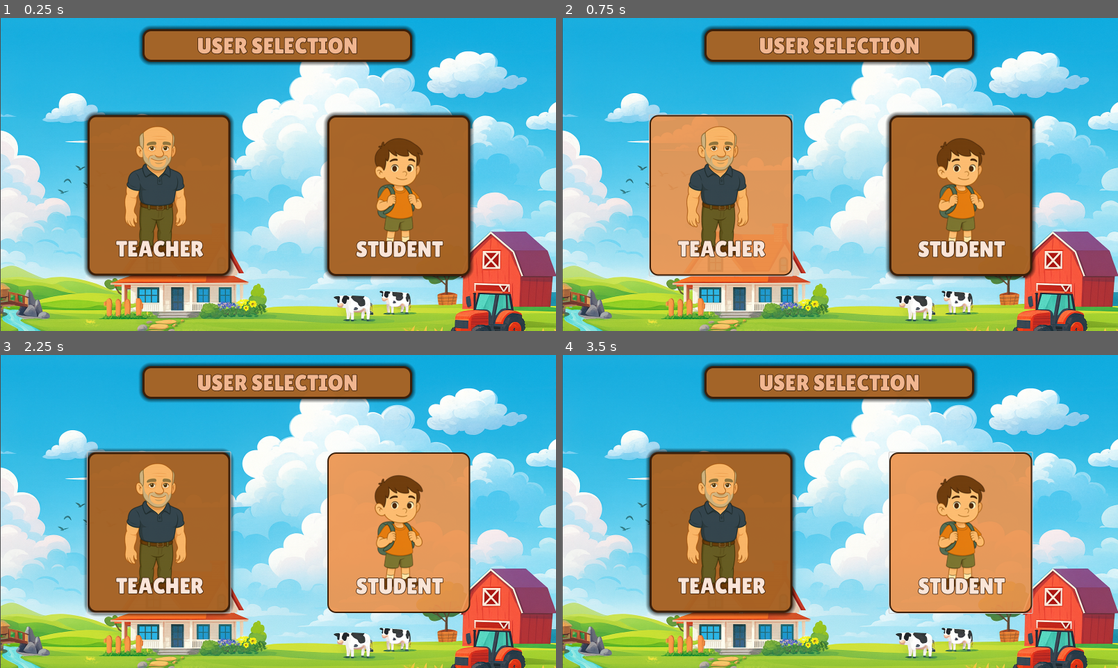
Above: before the commit, frames 1-4 (two rows, left to right).
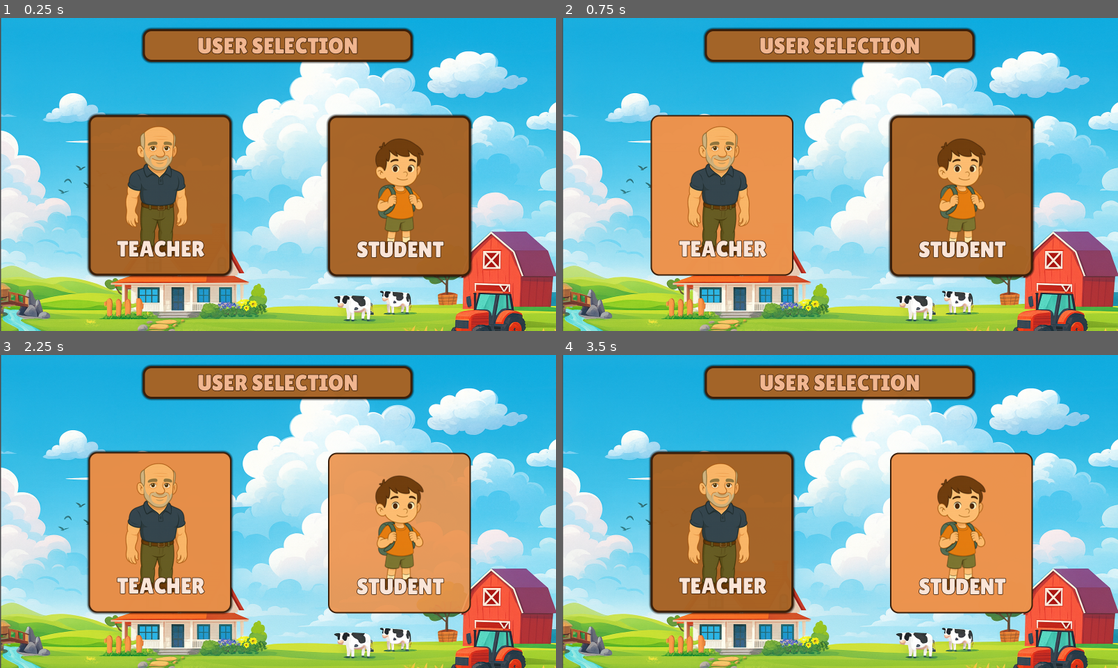
Above: after the commit, the same moments.

Repository: HumaidEbrahim/Arcademia
Game: Godot game, scene res://ui/menu/Start/user_selection.tscn
The game is run twice, just before and just after one commit, with the same random seed, the same clock (stepped at 60 frames per second) and the same inputs.
Inputs:
- Up to frame 1 (0.25 s): no input
- Up to frame 2 (0.75 s): click "TEACHER" at 0.5 s
- Up to frame 3 (2.25 s): click "STUDENT" at 1.25 s; tap Enter at 2 s; hold Up (ui_up) from 2.03 s (still down); tap A (btn_1) at 2.1 s
- Up to frame 4 (3.5 s): tap Space at 2.75 s; release Up (ui_up) at 2.78 s; hold Down (ui_down) from 2.78 s (still down); tap S (btn_2) at 2.85 s

The runs differ from the first frame. In frame 1, 7.6% of the frame differs, in the area x 0-100%, y 0-100%; in frame 2, 7.2%; in frame 3, 16%; in frame 4, 6.9%.

Commit message:
Screen Focus and Press
Fix the screen that had issues with button styles

Diff:
--- a/ui/menu/Login/teacher_login.tscn
+++ b/ui/menu/Login/teacher_login.tscn
@@ -29,8 +29,32 @@
 corner_radius_bottom_left = 16
 shadow_size = 6
 
+[sub_resource type="StyleBoxFlat" id="StyleBoxFlat_shcu3"]
+bg_color = Color(0.807033, 0.567642, 0.349084, 1)
+border_width_left = 3
+border_width_top = 3
+border_width_right = 3
+border_width_bottom = 3
+border_color = Color(0.431373, 0.27451, 0.137255, 1)
+corner_radius_top_left = 18
+corner_radius_top_right = 18
+corner_radius_bottom_right = 18
+corner_radius_bottom_left = 18
+
+[sub_resource type="StyleBoxFlat" id="StyleBoxFlat_58hsh"]
+bg_color = Color(1, 0.968627, 0.890196, 1)
+border_width_left = 3
+border_width_top = 3
+border_width_right = 3
+border_width_bottom = 3
+border_color = Color(0.431373, 0.27451, 0.137255, 1)
+corner_radius_top_left = 18
+corner_radius_top_right = 18
+corner_radius_bottom_right = 18
+corner_radius_bottom_left = 18
+
 [sub_resource type="StyleBoxFlat" id="StyleBoxFlat_hv06m"]
-bg_color = Color(0.611765, 0.403922, 0.207843, 1)
+bg_color = Color(0.740949, 0.501192, 0.278082, 1)
 border_width_left = 3
 border_width_top = 3
 border_width_right = 3
@@ -43,25 +67,25 @@
 shadow_color = Color(0, 0, 0, 0.643137)
 shadow_size = 4
 
-[sub_resource type="StyleBoxFlat" id="StyleBoxFlat_shcu3"]
-bg_color = Color(0.701961, 0.478431, 0.270588, 1)
-border_width_left = 3
-border_width_top = 3
-border_width_right = 3
-border_width_bottom = 3
-border_color = Color(0.431373, 0.27451, 0.137255, 1)
-corner_radius_top_left = 18
-corner_radius_top_right = 18
-corner_radius_bottom_right = 18
-corner_radius_bottom_left = 18
-
-[sub_resource type="StyleBoxFlat" id="StyleBoxFlat_58hsh"]
-bg_color = Color(1, 0.968627, 0.890196, 1)
-border_width_left = 3
-border_width_top = 3
-border_width_right = 3
-border_width_bottom = 3
-border_color = Color(0.431373, 0.27451, 0.137255, 1)
+[sub_resource type="StyleBoxFlat" id="StyleBoxFlat_7rw7x"]
+bg_color = Color(0.383203, 0.825988, 0.396028, 1)
+border_width_left = 3
+border_width_top = 3
+border_width_right = 3
+border_width_bottom = 3
+border_color = Color(0.180392, 0.435294, 0.207843, 1)
+corner_radius_top_left = 18
+corner_radius_top_right = 18
+corner_radius_bottom_right = 18
+corner_radius_bottom_left = 18
+
+[sub_resource type="StyleBoxFlat" id="StyleBoxFlat_c82h6"]
+bg_color = Color(0.227451, 0.580392, 0.25098, 1)
+border_width_left = 3
+border_width_top = 3
+border_width_right = 3
+border_width_bottom = 3
+border_color = Color(0.180392, 0.435294, 0.207843, 1)
 corner_radius_top_left = 18
 corner_radius_top_right = 18
 corner_radius_bottom_right = 18
@@ -79,30 +103,6 @@
 corner_radius_bottom_right = 18
 corner_radius_bottom_left = 18
 shadow_size = 6
-
-[sub_resource type="StyleBoxFlat" id="StyleBoxFlat_7rw7x"]
-bg_color = Color(0.383203, 0.825988, 0.396028, 1)
-border_width_left = 3
-border_width_top = 3
-border_width_right = 3
-border_width_bottom = 3
-border_color = Color(0.180392, 0.435294, 0.207843, 1)
-corner_radius_top_left = 18
-corner_radius_top_right = 18
-corner_radius_bottom_right = 18
-corner_radius_bottom_left = 18
-
-[sub_resource type="StyleBoxFlat" id="StyleBoxFlat_c82h6"]
-bg_color = Color(0.227451, 0.580392, 0.25098, 1)
-border_width_left = 3
-border_width_top = 3
-border_width_right = 3
-border_width_bottom = 3
-border_color = Color(0.180392, 0.435294, 0.207843, 1)
-corner_radius_top_left = 18
-corner_radius_top_right = 18
-corner_radius_bottom_right = 18
-corner_radius_bottom_left = 18
 
 [sub_resource type="StyleBoxFlat" id="StyleBoxFlat_m1ron"]
 bg_color = Color(0.945098, 0.890196, 0.784314, 1)
@@ -234,17 +234,17 @@
 anchors_preset = 2
 anchor_top = 1.0
 anchor_bottom = 1.0
-offset_left = 133.0
-offset_top = -206.0
-offset_right = 341.0
-offset_bottom = -110.0
+offset_left = 134.0
+offset_top = -205.0
+offset_right = 342.0
+offset_bottom = -109.0
 grow_vertical = 0
 theme_override_colors/font_color = Color(1, 0.968627, 0.890196, 1)
 theme_override_colors/font_focus_color = Color(1, 0.968627, 0.890196, 1)
 theme_override_colors/font_pressed_color = Color(0.290196, 0.227451, 0.164706, 1)
 theme_override_fonts/font = ExtResource("2_shcu3")
 theme_override_font_sizes/font_size = 36
-theme_override_styles/focus = SubResource("StyleBoxFlat_hv06m")
+theme_override_styles/focus = SubResource("StyleBoxFlat_shcu3")
 theme_override_styles/hover = SubResource("StyleBoxFlat_shcu3")
 theme_override_styles/pressed = SubResource("StyleBoxFlat_58hsh")
 theme_override_styles/normal = SubResource("StyleBoxFlat_hv06m")
@@ -268,7 +268,7 @@
 theme_override_colors/font_pressed_color = Color(0.290196, 0.227451, 0.164706, 1)
 theme_override_fonts/font = ExtResource("2_shcu3")
 theme_override_font_sizes/font_size = 36
-theme_override_styles/focus = SubResource("StyleBoxFlat_8t7ho")
+theme_override_styles/focus = SubResource("StyleBoxFlat_7rw7x")
 theme_override_styles/hover = SubResource("StyleBoxFlat_7rw7x")
 theme_override_styles/pressed = SubResource("StyleBoxFlat_c82h6")
 theme_override_styles/normal = SubResource("StyleBoxFlat_8t7ho")
@@ -279,9 +279,9 @@
 anchors_preset = 2
 anchor_top = 1.0
 anchor_bottom = 1.0
-offset_left = 15.0
-offset_top = -83.0
-offset_right = 95.0
+offset_left = 14.0
+offset_top = -83.0
+offset_right = 94.0
 offset_bottom = -16.0
 grow_vertical = 0
 theme_override_colors/font_color = Color(0.569106, 0.464353, 0.360271, 1)
@@ -300,9 +300,9 @@
 anchors_preset = 2
 anchor_top = 1.0
 anchor_bottom = 1.0
-offset_left = 96.0
-offset_top = -83.0
-offset_right = 176.0
+offset_left = 97.0
+offset_top = -83.0
+offset_right = 177.0
 offset_bottom = -16.0
 grow_vertical = 0
 theme_override_colors/font_color = Color(0.569106, 0.464353, 0.360271, 1)
@@ -321,9 +321,9 @@
 anchors_preset = 2
 anchor_top = 1.0
 anchor_bottom = 1.0
-offset_left = 178.0
-offset_top = -83.0
-offset_right = 258.0
+offset_left = 180.0
+offset_top = -83.0
+offset_right = 260.0
 offset_bottom = -16.0
 grow_vertical = 0
 theme_override_colors/font_color = Color(0.569106, 0.464353, 0.360271, 1)
@@ -363,9 +363,9 @@
 anchors_preset = 2
 anchor_top = 1.0
 anchor_bottom = 1.0
-offset_left = 347.0
-offset_top = -83.0
-offset_right = 427.0
+offset_left = 346.0
+offset_top = -83.0
+offset_right = 426.0
 offset_bottom = -16.0
 grow_vertical = 0
 theme_override_colors/font_color = Color(0.569106, 0.464353, 0.360271, 1)
--- a/ui/menu/MainMenu/main_menu.tscn
+++ b/ui/menu/MainMenu/main_menu.tscn
@@ -20,7 +20,7 @@
 corner_radius_bottom_left = 24
 
 [sub_resource type="StyleBoxFlat" id="StyleBoxFlat_7vrkn"]
-bg_color = Color(0.968627, 0.643137, 0.239216, 1)
+bg_color = Color(0.898649, 0.577291, 0.14695, 1)
 border_width_left = 4
 border_width_top = 4
 border_width_right = 4
@@ -30,21 +30,27 @@
 corner_radius_top_right = 28
 corner_radius_bottom_right = 28
 corner_radius_bottom_left = 28
-expand_margin_left = 34.0
-expand_margin_top = 4.0
-expand_margin_right = 4.0
+expand_margin_left = 35.0
+expand_margin_top = 5.0
+expand_margin_right = 5.0
+expand_margin_bottom = 5.0
+shadow_size = 3
 
 [sub_resource type="StyleBoxFlat" id="StyleBoxFlat_jix8l"]
-bg_color = Color(0.921569, 0.560784, 0.0862745, 1)
+bg_color = Color(0.852567, 0.5145, 0.0546667, 1)
 border_width_left = 4
 border_width_top = 4
 border_width_right = 4
 border_width_bottom = 4
 border_color = Color(0.545098, 0.301961, 0.0235294, 1)
-expand_margin_left = 34.0
-expand_margin_top = 3.0
-expand_margin_right = 3.0
-expand_margin_bottom = 3.0
+corner_radius_top_left = 28
+corner_radius_top_right = 28
+corner_radius_bottom_right = 28
+corner_radius_bottom_left = 28
+expand_margin_left = 35.0
+expand_margin_top = 5.0
+expand_margin_right = 5.0
+expand_margin_bottom = 5.0
 
 [sub_resource type="StyleBoxFlat" id="StyleBoxFlat_fu7sn"]
 bg_color = Color(0.964706, 0.741176, 0.101961, 1)
@@ -69,6 +75,8 @@
 anchors_preset = 15
 anchor_right = 1.0
 anchor_bottom = 1.0
+offset_top = -1.0
+offset_bottom = -1.0
 grow_horizontal = 2
 grow_vertical = 2
 
@@ -147,6 +155,7 @@
 theme_override_constants/h_separation = 12
 theme_override_fonts/font = ExtResource("2_fsnij")
 theme_override_font_sizes/font_size = 34
+theme_override_styles/focus = SubResource("StyleBoxFlat_7vrkn")
 theme_override_styles/hover = SubResource("StyleBoxFlat_7vrkn")
 theme_override_styles/pressed = SubResource("StyleBoxFlat_jix8l")
 theme_override_styles/normal = SubResource("StyleBoxFlat_fu7sn")
@@ -162,6 +171,7 @@
 theme_override_constants/h_separation = -72
 theme_override_fonts/font = ExtResource("2_fsnij")
 theme_override_font_sizes/font_size = 34
+theme_override_styles/focus = SubResource("StyleBoxFlat_7vrkn")
 theme_override_styles/hover = SubResource("StyleBoxFlat_7vrkn")
 theme_override_styles/pressed = SubResource("StyleBoxFlat_jix8l")
 theme_override_styles/normal = SubResource("StyleBoxFlat_fu7sn")
@@ -178,6 +188,7 @@
 theme_override_constants/h_separation = -72
 theme_override_fonts/font = ExtResource("2_fsnij")
 theme_override_font_sizes/font_size = 34
+theme_override_styles/focus = SubResource("StyleBoxFlat_7vrkn")
 theme_override_styles/hover = SubResource("StyleBoxFlat_7vrkn")
 theme_override_styles/pressed = SubResource("StyleBoxFlat_jix8l")
 theme_override_styles/normal = SubResource("StyleBoxFlat_fu7sn")
@@ -193,6 +204,7 @@
 theme_override_constants/h_separation = -72
 theme_override_fonts/font = ExtResource("2_fsnij")
 theme_override_font_sizes/font_size = 34
+theme_override_styles/focus = SubResource("StyleBoxFlat_7vrkn")
 theme_override_styles/hover = SubResource("StyleBoxFlat_7vrkn")
 theme_override_styles/pressed = SubResource("StyleBoxFlat_jix8l")
 theme_override_styles/normal = SubResource("StyleBoxFlat_fu7sn")
--- a/ui/menu/Start/user_selection.tscn
+++ b/ui/menu/Start/user_selection.tscn
@@ -17,6 +17,19 @@
 corner_radius_bottom_right = 24
 corner_radius_bottom_left = 24
 
+[sub_resource type="StyleBoxFlat" id="StyleBoxFlat_iolb4"]
+bg_color = Color(0.682353, 0.4, 0.145098, 0.933333)
+border_width_left = 6
+border_width_top = 6
+border_width_right = 6
+border_width_bottom = 6
+border_color = Color(0.231373, 0.121569, 0.0392157, 1)
+corner_radius_top_left = 24
+corner_radius_top_right = 24
+corner_radius_bottom_right = 24
+corner_radius_bottom_left = 24
+shadow_size = 5
+
 [sub_resource type="StyleBoxFlat" id="StyleBoxFlat_l03oh"]
 bg_color = Color(0.682353, 0.4, 0.145098, 0.933333)
 border_width_left = 6
@@ -28,13 +41,15 @@
 corner_radius_top_right = 24
 corner_radius_bottom_right = 24
 corner_radius_bottom_left = 24
-shadow_size = 12
+shadow_size = 6
 
 [node name="UserSelection" type="Control"]
 layout_mode = 3
 anchors_preset = 15
 anchor_right = 1.0
 anchor_bottom = 1.0
+offset_left = 1.0
+offset_right = 1.0
 grow_horizontal = 2
 grow_vertical = 2
 
@@ -56,12 +71,14 @@
 anchors_preset = 4
 anchor_top = 0.5
 anchor_bottom = 0.5
-offset_left = 250.0
-offset_top = -209.5
-offset_right = 661.0
-offset_bottom = 209.5
+offset_left = 252.0
+offset_top = -231.0
+offset_right = 663.0
+offset_bottom = 231.0
 grow_vertical = 2
+theme_override_styles/focus = SubResource("StyleBoxFlat_ffrsd")
 theme_override_styles/hover = SubResource("StyleBoxFlat_ffrsd")
+theme_override_styles/pressed = SubResource("StyleBoxFlat_iolb4")
 theme_override_styles/normal = SubResource("StyleBoxFlat_l03oh")
 icon = ExtResource("2_iolb4")
 icon_alignment = 1
@@ -95,13 +112,15 @@
 anchor_top = 0.5
 anchor_right = 1.0
 anchor_bottom = 0.5
-offset_left = -660.0
-offset_top = -230.0
-offset_right = -249.0
-offset_bottom = 232.0
+offset_left = -659.0
+offset_top = -229.0
+offset_right = -248.0
+offset_bottom = 233.0
 grow_horizontal = 0
 grow_vertical = 2
+theme_override_styles/focus = SubResource("StyleBoxFlat_ffrsd")
 theme_override_styles/hover = SubResource("StyleBoxFlat_ffrsd")
+theme_override_styles/pressed = SubResource("StyleBoxFlat_l03oh")
 theme_override_styles/normal = SubResource("StyleBoxFlat_l03oh")
 icon = ExtResource("4_3n2c1")
 icon_alignment = 1
Not shown: 1 places in ui/menu/Start/user_selection.tscn that only renumber resources
